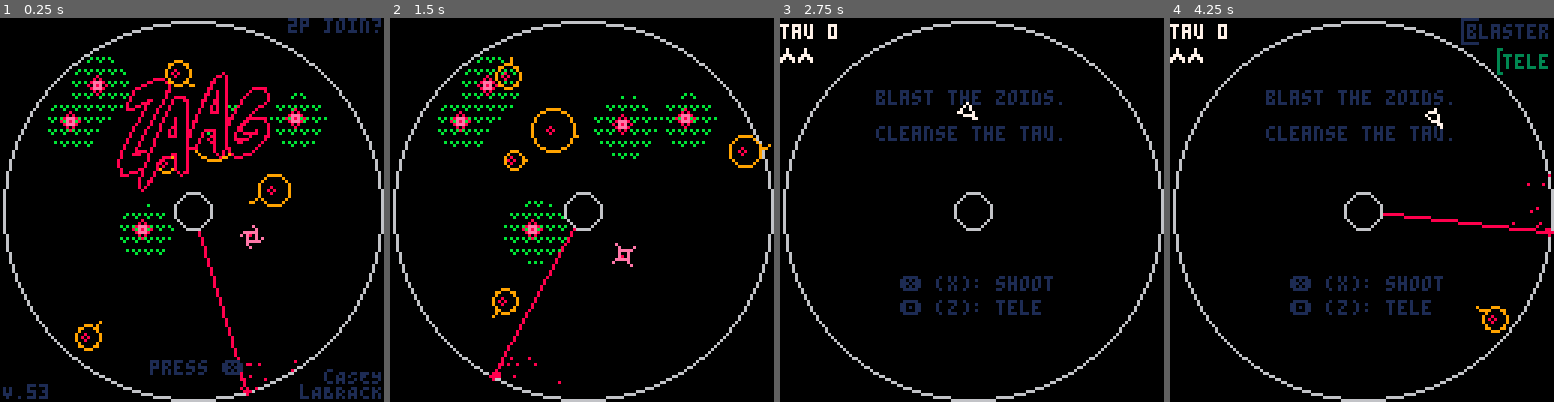
Above: before the commit, frames 1-4 (left to right).
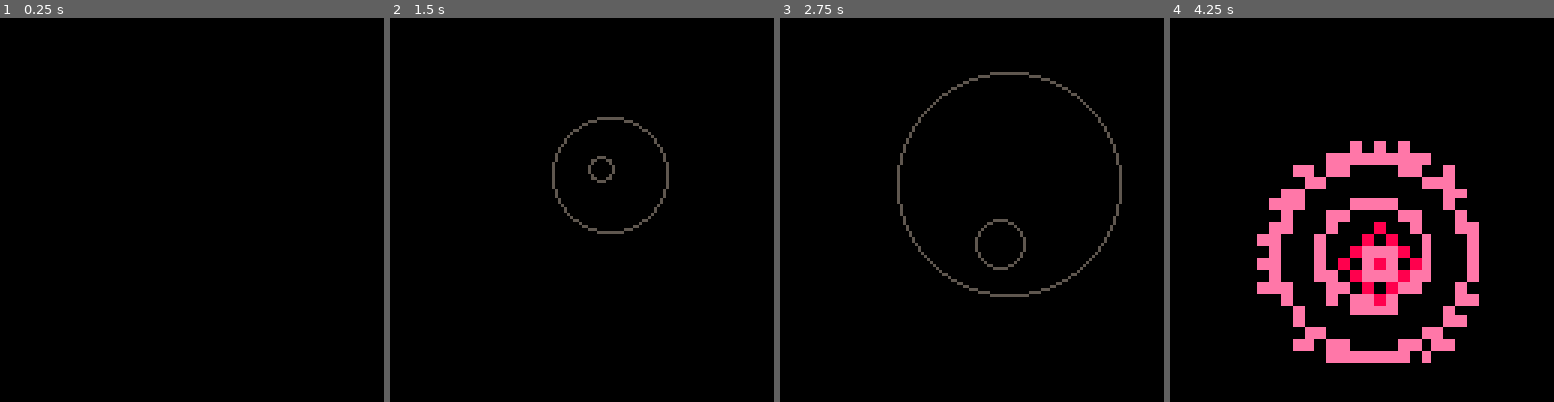
Above: after the commit, the same moments.

Repository: caseylabrack/laser
Game: PICO-8 cartridge zaag.p8
Two runs of this game, one before a commit and one after it. Both use one fixed random seed, a clock stepped at 60 frames per second and the inputs below.
Inputs:
- Up to frame 1 (0.25 s): no input
- Up to frame 2 (1.5 s): tap X (X key) at 0.33, 1.07 s; tap O (Z key) at 0.7 s
- Up to frame 3 (2.75 s): hold Right 1.6-2.1 s; tap O (Z key) at 1.7, 2.1, 2.5 s; tap X (X key) at 1.85 s; hold Up 2.15-2.42 s; hold Right from 2.47 s (still down)
- Up to frame 4 (4.25 s): tap O (Z key) every 0.4 s from 2.9 to 4.1 s; tap X (X key) at 2.97, 4.08 s; release Right at 3.03 s; hold Left 3.08-3.58 s; hold Down 3.63-3.97 s; hold Right from 4.02 s (still down)

The runs differ from the first frame. In frame 1, 9.1% of the frame differs, in the area x 0-100%, y 0-100%; in frame 2, 6.8%; in frame 3, 6.9%; in frame 4, 19%.

Commit message:
testing out basic intro cine, freeing up tokens and spritesheet space

Diff:
--- /dev/null
+++ b/music/scratch2.p8
@@ -0,0 +1,18 @@
+pico-8 cartridge // http://www.pico-8.com
+version 42
+__gfx__
+00000000000000000000000000000000000000000000000000000000000000000000000000000000000000000000000000000000000000000000000000000000
+00000000000000000000000000000000000000000000000000000000000000000000000000000000000000000000000000000000000000000000000000000000
+00700700000000000000000000000000000000000000000000000000000000000000000000000000000000000000000000000000000000000000000000000000
+00077000000000000000000000000000000000000000000000000000000000000000000000000000000000000000000000000000000000000000000000000000
+00077000000000000000000000000000000000000000000000000000000000000000000000000000000000000000000000000000000000000000000000000000
+00700700000000000000000000000000000000000000000000000000000000000000000000000000000000000000000000000000000000000000000000000000
+…(9 lines of a section not shown)…
--- /dev/null
+++ b/tunnel.p8
@@ -0,0 +1,23 @@
+pico-8 cartridge // http://www.pico-8.com
+version 42
+__lua__
+d = 1
+
+function _draw()
+		d *= 1.1
+  cls()
+  poke(0x5f34,0x2)
+	 for z=100,1,-1 do
+    local sx = cos(z+t()/4) * 50
+    local sy = sin(z+t()/4) * 50
+    circfill(64+sx/z,64+sy/z,64/z*d, 0 | 0x1800)
+    circ(64+sx/z,64+sy/z,64/z*d, 5 | 0x1800)
+  end
+end
+__gfx__
+00000000000000000000000000000000000000000000000000000000000000000000000000000000000000000000000000000000000000000000000000000000
+00000000000000000000000000000000000000000000000000000000000000000000000000000000000000000000000000000000000000000000000000000000
+00700700000000000000000000000000000000000000000000000000000000000000000000000000000000000000000000000000000000000000000000000000
+00077000000000000000000000000000000000000000000000000000000000000000000000000000000000000000000000000000000000000000000000000000
+00077000000000000000000000000000000000000000000000000000000000000000000000000000000000000000000000000000000000000000000000000000
+00700700000000000000000000000000000000000000000000000000000000000000000000000000000000000000000000000000000000000000000000000000
--- /dev/null
+++ b/tunnel2.p8
@@ -0,0 +1,83 @@
+pico-8 cartridge // http://www.pico-8.com
+version 42
+__lua__
+cs={}
+tick=0
+i=0
+
+function _init()
+	 poke(0x5f34,0x2)
+end
+
+function _update()
+
+	tick+=1
+
+	for c in all(cs) do
+		c.r*=1.1
+		c.p+=.01
+	end
+
+	if cs[1] and cs[1].r>64 then
+		deli(cs,1)
+	end
+
+	if tick%15==0 and i<6 then
+		i+=1
+		add(cs,{r=1,p=rnd(),id=i})
+	end
+
+end
+
+function _draw()
+ cls()
+
+ for z=#cs,1,-1 do
+ 	local sx = 64+cos(cs[z].p)*15
+ 	local sy = 64+sin(cs[z].p)*15
+ 	circfill(sx,sy,cs[z].r, 0 | 0x1800)
+		if cs[z].id==6 then
+			sspr(
+				8,0, --source coord
+				32,32, --source w/h
+				sx-cs[z].r,sy-cs[z].r,--destination coord
+				cs[z].r*2,cs[z].r*2 -- destination w/h
+			)
+		else
+			circ(sx,sy,cs[z].r, 5 | 0x1800)
+		end
+ end
+end
+…(33 lines of a section not shown)…
--- a/zaag.p8
+++ b/zaag.p8
@@ -5,7 +5,9 @@
 -- casey labrack
 
 --todo:
--- 60fps
+-- the hit palette bug
+-- boss restart palette bug?
+-- sound for boss charging attack
 
 --😐:
 -- unique death animations
@@ -13,6 +15,8 @@
 -- music?
 -- toggle enable flip? 'enable ship flip'
 -- option: skip tau 0
+-- intro: detailed ship zooming through taus (tunnel)
+-- you have only your blaster--and spares
 
 version=53
 _g=_ENV
@@ -146,38 +150,45 @@
 		},{__index=_ENV}))
 	end
 
-	title=cocreate(title_setup)
-	menuitem(1, "swap ❎/🅾️ btns", btns_toggle)
-	menuitem(2, "save screenshot", function () extcmd("screen") end)
-	menuitem(3, "death gifs: " ..(deathgifs and "on" or "off"), dethgiftoggle)
-	menuitem(4, "screenshake: "..(screenshake and "on" or "off"), screenshake_toggle)
-end
-
-function btns_toggle()
-	if fire_btn==❎ then
-		fire_btn=🅾️ tele_btn=❎
-		dset(0,1)
-	else
-		fire_btn=❎ tele_btn=🅾️
-		dset(0,0)
-	end
-end
-
-function dethgiftoggle()
-	deathgifs=not deathgifs
-	dset(1,(deathgifs and 1 or 0))
-	menuitem(3, "death gifs: " ..(deathgifs and "on" or "off"), dethgiftoggle)
-	return true
-end
-
-function screenshake_toggle()
-	screenshake=not screenshake
-	menuitem(4, screenshake==true and "screenshake: on" or "screenshake: off",screenshake_toggle)
-	dset(4,screenshake==true and 0 or 1)
-	return true
-end
-
-function _update60()
+
+--	_update60=_mainupdate
+--	_draw=_maindraw
+--	tick=0
+--	title=cocreate(title_setup)
+	_update60=nil
+	_draw=introdraw
+
+--	menuitem(1, "swap ❎/🅾️ btns", btns_toggle)
+--	menuitem(2, "save screenshot", function () extcmd("screen") end)
+--	menuitem(2, "death gifs: " ..(deathgifs and "on" or "off"), dethgiftoggle)
+--	menuitem(4, "screenshake: "..(screenshake and "on" or "off"), screenshake_toggle)
+end
+
+--function btns_toggle()
+--	if fire_btn==❎ then
+--		fire_btn=🅾️ tele_btn=❎
+--		dset(0,1)
+--	else
+--		fire_btn=❎ tele_btn=🅾️
+--		dset(0,0)
+--	end
+--end
+
+--function dethgiftoggle()
+--	deathgifs=not deathgifs
+--	dset(1,(deathgifs and 1 or 0))
+--	menuitem(2, "death gifs: " ..(deathgifs and "on" or "off"), dethgiftoggle)
+--	return true
+--end
+
+--function screenshake_toggle()
+--	screenshake=not screenshake
+--	menuitem(4, screenshake==true and "screenshake: on" or "screenshake: off",screenshake_toggle)
+--	dset(4,screenshake==true and 0 or 1)
+--	return true
+--end
+
+function _mainupdate()
 tick+=1
 
 if tick%60==0 then
@@ -293,6 +304,7 @@
 		end
 	end
 
+	--do laser particles
 	for z in all(l.parts) do
 		z.x+=z.dx z.y+=z.dy
 		z.dx*=.95 z.dy*=.95
@@ -301,10 +313,11 @@
 		end
 	end
 
+	--create laser particles
 	local a=l.a+.5+rndr(-.25,.25)
 	add(l.parts,{
 		x=l.x,y=l.y,
-		dx=cos(a)*rndr(1,2),dy=sin(a)*rndr(1,2),
+		dx=cos(a)*rnd(),dy=sin(a)*rnd(),
 		tick=tick
 	})
 end
@@ -545,7 +558,7 @@
 	end
 end
 
-function _draw()
+function _maindraw()
 cls()
 
 camera()
@@ -755,18 +768,18 @@
 --levels
 lvls={
 --	[0]={flowers=1},
-	[0]={roids=1,lasers=1},
-	{roids=4,lasers=1},--1
-	{roids=6,lasers=1,safezone=true},--2
-	{roids=4,lasers=1,flowers=2},--3
-	{roids=5,lasers=1,flowers=3},--4
-	{roids=6,lasers=1,flowers=4,safezone=true},--5
-	{roids=4,bomb=true},--6
-	{roids=4,flowers=3,bomb=true},--7
-	{roids=3,flowers=2,bomb=true,lasers=1,safezone=true},--8
-	{roids=6,lasers=2},--9
-	{roids=8,lasers=2,safezone=true},--10
-	{roids=6,lasers=2,flowers=2,safezone=true},--11
+--	[0]={roids=1,lasers=1},
+--	{roids=4,lasers=1},--1
+--	{roids=6,lasers=1,safezone=true},--2
+--	{roids=4,lasers=1,flowers=2},--3
+--	{roids=5,lasers=1,flowers=3},--4
+--	{roids=6,lasers=1,flowers=4,safezone=true},--5
+--	{roids=4,bomb=true},--6
+--	{roids=4,flowers=3,bomb=true},--7
+--	{roids=3,flowers=2,bomb=true,lasers=1,safezone=true},--8
+--	{roids=6,lasers=2},--9
+--	{roids=8,lasers=2,safezone=true},--10
+--	{roids=6,lasers=2,flowers=2,safezone=true},--11
 	{boss=1,lasers=3,safezone=true} --12
 }
 
@@ -794,6 +807,7 @@
 end
 
 function spawn()
+	tick=0
 	state,i,c="setup",20,22
 	for p in all(ps) do
 		p:spawn()
@@ -957,7 +971,8 @@
 	local tip=rnd(tips)
 	while true do
 		c+=1
-		sspr(22,48,129-22,64-48,64-(129-22)/2,46)
+
+		sspr(21,40,106,16,12,46)--gameover text
 
 		local xl=tb
 		for i=1,5 do --draw 5 ticks
@@ -1540,7 +1555,7 @@
 -->8
 --title screen
 function title_setup()
-	tick=0
+--	tick=0
 	sfx(37)
 	clearlevel()
 	inner.enabled=true
@@ -1570,9 +1585,7 @@
 	end
 	yield()
 
-	local col1,col2={14,8,2,1},{1,2,8,14}
-	local frate,scany,
-							haspressed,c=.1,0,false,0
+	local haspressed,c=false,0
 
 	while c<30 or not ((btn(❎) or btn(🅾️)) and haspressed) do
 		c+=1
@@ -1581,17 +1594,8 @@
 			ps[1].x,ps[1].y=rnd(128),rnd(128)
 		end
 
---spritesheet coords
-		local sc={x=69,y=8,x2=119,y2=47}
-		sc.w,sc.h=sc.x2-sc.x+1,sc.y2-sc.y+1
---	screen coords
-		local tc={x=39,y=18,w=sc.w,h=sc.h}
-
-		pal(1,8)
 		pal(7,0)
-		sspr(sc.x,sc.y,sc.w,sc.h,tc.x,tc.y)
-
---scan line down the logotype
+		sspr(65,0,51,39,39,18)
 		pal()
 
 		--difficulty choose
@@ -1746,7 +1750,8 @@
 
 	local targetplayer=closestplayer(boss)
 	local top=atan2(targetplayer.x-x,targetplayer.y-y)
-	local x1,y1,x2,y2=0,52,20,72
+--	local x1,y1,x2,y2=0,52,20,72
+	local x1,y1,x2,y2=22,17,42,38
 	palt(0,false)
 	palt(10,true)
 	local wid=x2-x1
@@ -1777,341 +1782,317 @@
 	state,start,detht="spawn",0,0
 end,
 },{__index=_ENV})
-…(338 lines of a section not shown)…
+-->8
+--intro
+
+cs={}
+tick=0
+i=0
+
+function introdraw()
+	tick+=1
+
+	for c in all(cs) do
+		c.r*=1.1
+		c.p+=.01
+	end
+
+	if cs[1] and cs[1].r>64 then
+		deli(cs,1)
+	end
+
+	if tick%15==0 and i<6 then
+		i+=1
+		add(cs,{r=1,p=rnd(),id=i})
+	end
+
+	cls()
+ for z=#cs,1,-1 do
+ 	local sx = 64+cos(cs[z].p)*15
+ 	local sy = 64+sin(cs[z].p)*15
+ 	circfill(sx,sy,cs[z].r, 0 | 0x1800)
+		if cs[z].id==6 then
+			sspr(
+				1,17, --source coord
+				19,19, --source w/h
+				sx-cs[z].r,sy-cs[z].r,--destination coord
+				cs[z].r*2,cs[z].r*2 -- destination w/h
+			)
+		else
+			circ(sx,sy,cs[z].r, 5 | 0x1800)
+		end
+ end
+
+	if tick==180 then
+		_update60=_mainupdate
+		_draw=_maindraw
+		tick=0
+		title=cocreate(title_setup)
+	end
+end
+…(266 lines of a section not shown)…
Not shown, changed: the music (__music__) section of music/scratch2.p8
Not shown, changed: the sound effects (__sfx__) section of music/scratch2.p8
Not shown, changed: 33 lines of the sprite sheet (__gfx__) section of tunnel2.p8
Not shown, changed: 200 lines of the sprite sheet (__gfx__) section of zaag.p8
Not shown, added: misc/cockpit.ai
Not shown, added: picade/custom console/console-cut-2p.ai
